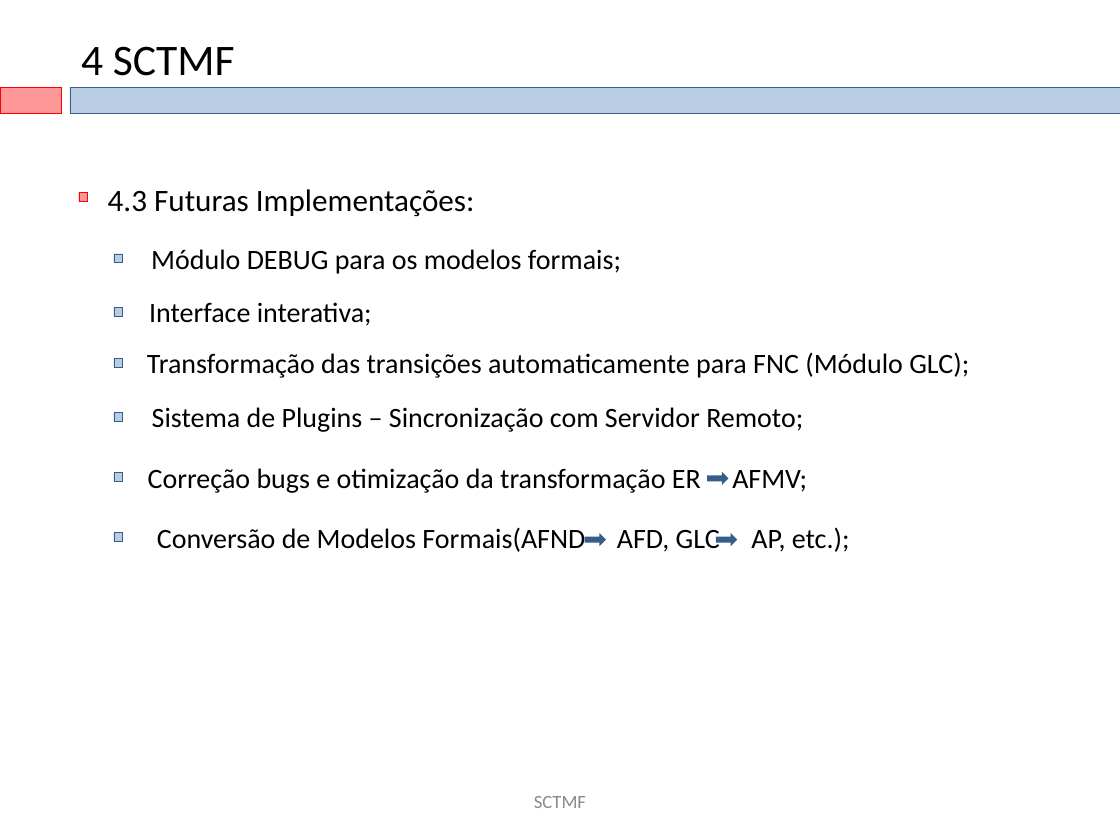
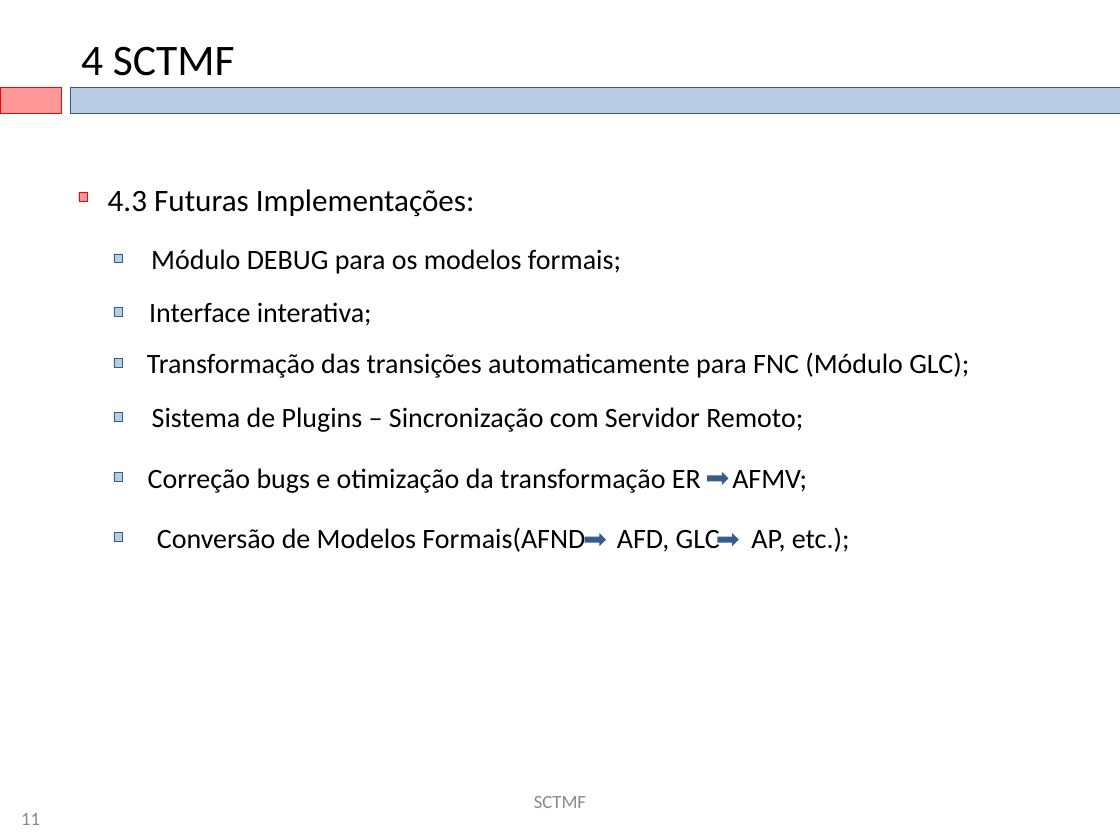
Before and after one commit to eduardoabreubg/sctmf, a slide deck: slide 11 of sctmf/documentation/SCTMF-Final_20071201.ppt. Drawn at 1120x840 pixels with LibreOffice and Linux fonts; fonts in the diff are those of the drawing; background and template pictures are left out. Boxes give left, top, right and bottom in pixels: in the first picture for what was removed or moved away, otherwise in the second. Text is boxed around its words. In the diff, an @@ line names an element or a change of style, - is before the commit and + after.

```diff
--- a/sctmf/documentation/SCTMF-Final_20071201.ppt
+++ b/sctmf/documentation/SCTMF-Final_20071201.ppt
@@ right arrow at <box>719,536,737,542</box>: proportions changed @@
@@ text added at <box>21,813,40,825</box>, 12 pt, text #898989 @@
+11
```
Also in this commit, not shown: 18 other slides changed, 2 slides added.
